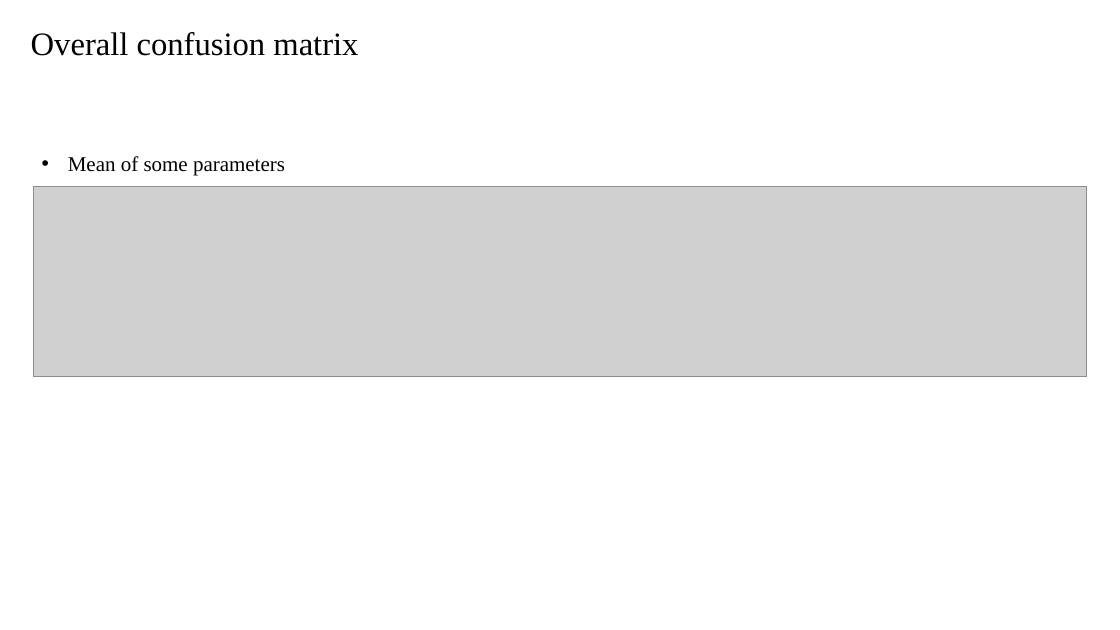
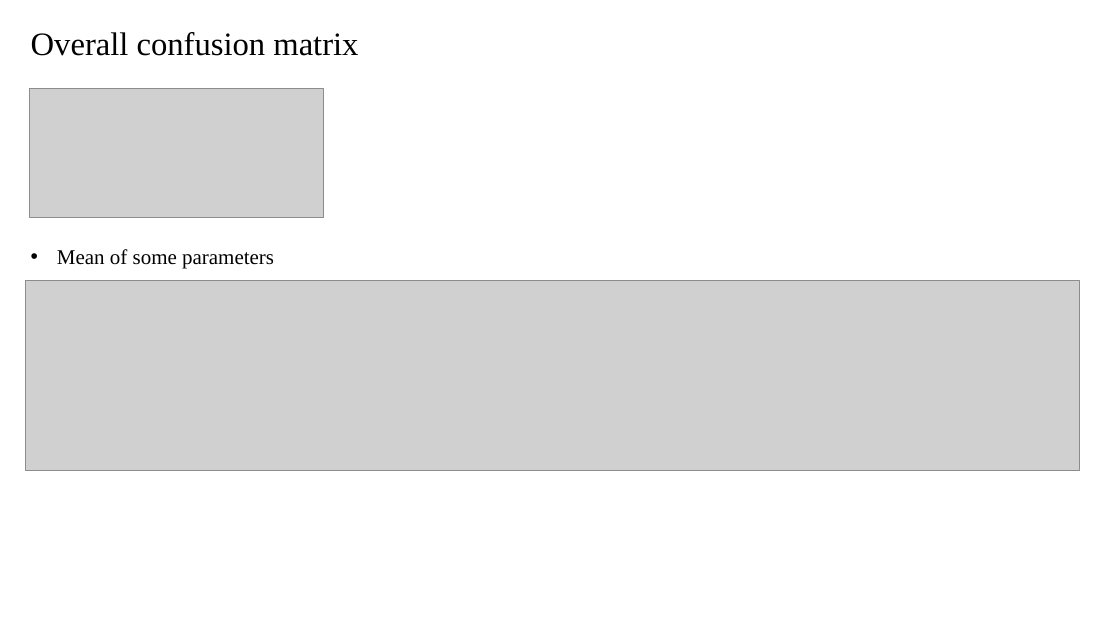
Before and after one commit to Alory/Knee-Loading-Analysis, a slide deck: slide 9 of analysis/project.pptx. Drawn at 1120x630 pixels with LibreOffice and Linux fonts; fonts in the diff are those of the drawing; grey boxes stand for pictures. Boxes give left, top, right and bottom in pixels: in the first picture for what was removed or moved away, otherwise in the second. Text is boxed around its words. In the diff, an @@ line names an element or a change of style, - is before the commit and + after.

```diff
--- a/analysis/project.pptx
+++ b/analysis/project.pptx
@@ picture added at (29, 88, 323, 218) @@
@@ text "Mean of some parameters": place and size @@
-text "Mean of some parameters" at (68, 156, 285, 176)
+text "Mean of some parameters" at (57, 249, 274, 269)
@@ picture: place and size @@
-picture at (34, 187, 1087, 377)
+picture at (26, 281, 1080, 471)
```
Also in this commit, not shown: 10 other slides changed, 2 slides added, 2 other files.
